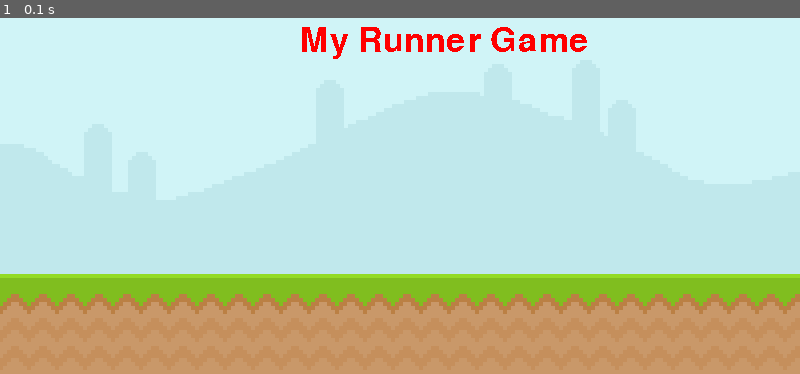
Above: before the commit, frame 1.
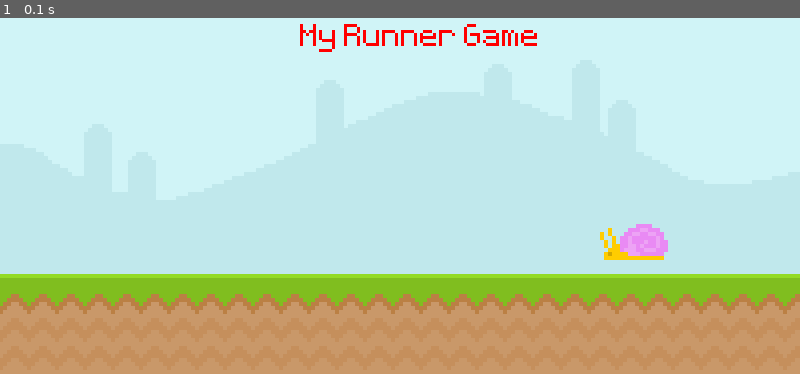
Above: after the commit, the same moment.

Repository: 61ZM07H36R3ML1N/Pygame
Game: pygame game, started from framewwork.py
Two runs of this game, one before a commit and one after it. Both use one fixed random seed, a clock stepped at 60 frames per second and the inputs below.
Inputs:
- Up to frame 1 (0.1 s): no input

The runs differ from the first frame. In frame 1, 1.8% of the frame differs, in the area x 37-84%, y 1-68%.

Commit message:
added snail and snail pos

Diff:
--- a/framewwork.py
+++ b/framewwork.py
@@ -5,11 +5,14 @@
 screen = pygame.display.set_mode((800, 400))
 pygame.display.set_caption('Runner')
 clock = pygame.time.Clock()
-test_font = pygame.font.Font(None, 50)
+test_font = pygame.font.Font('font/Pixeltype.ttf', 50)
 
 sky_surface = pygame.image.load('graphics/Sky.png')
 ground_surface = pygame.image.load('graphics/ground.png')
 text_surface = test_font.render('My Runner Game', False, 'Red')
+
+snail_surface = pygame.image.load('graphics/snail/snail1.png')
+snail_x_pos = 600
 
 while True:
     for event in pygame.event.get():
@@ -19,6 +22,7 @@
     screen.blit(sky_surface, (0, 0))
     screen.blit(ground_surface, (0, 300))
     screen.blit(text_surface, (300,50))
+    screen.blit(snail_surface,(snail_x_pos,250))
 
     pygame.display.update()
     clock.tick(60)
